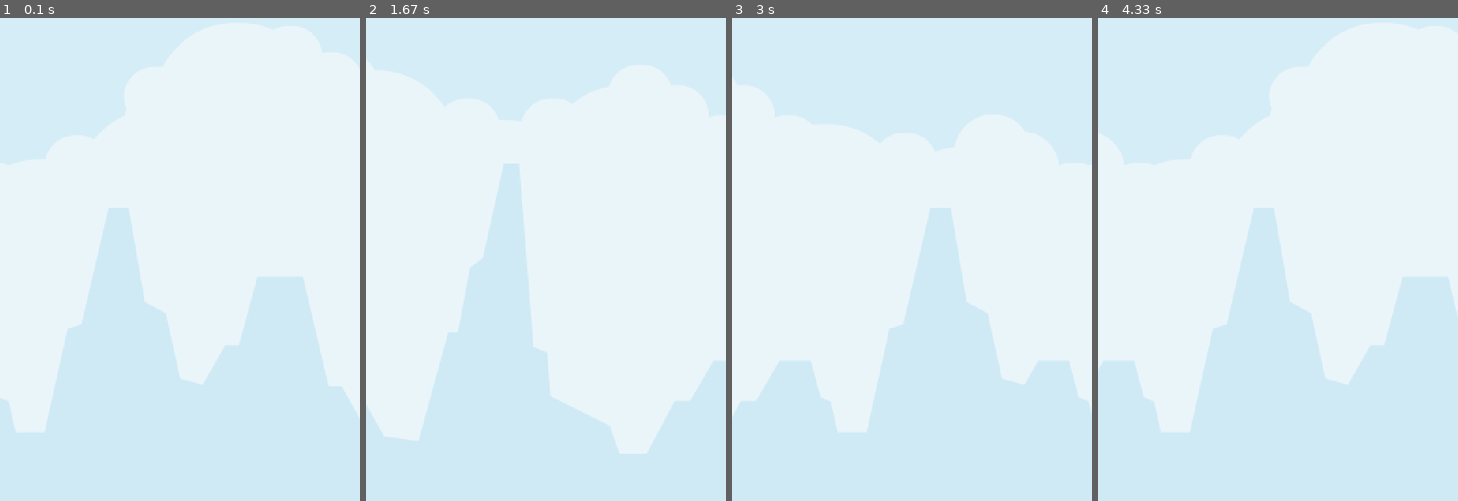
Above: before the commit, frames 1-4 (left to right).
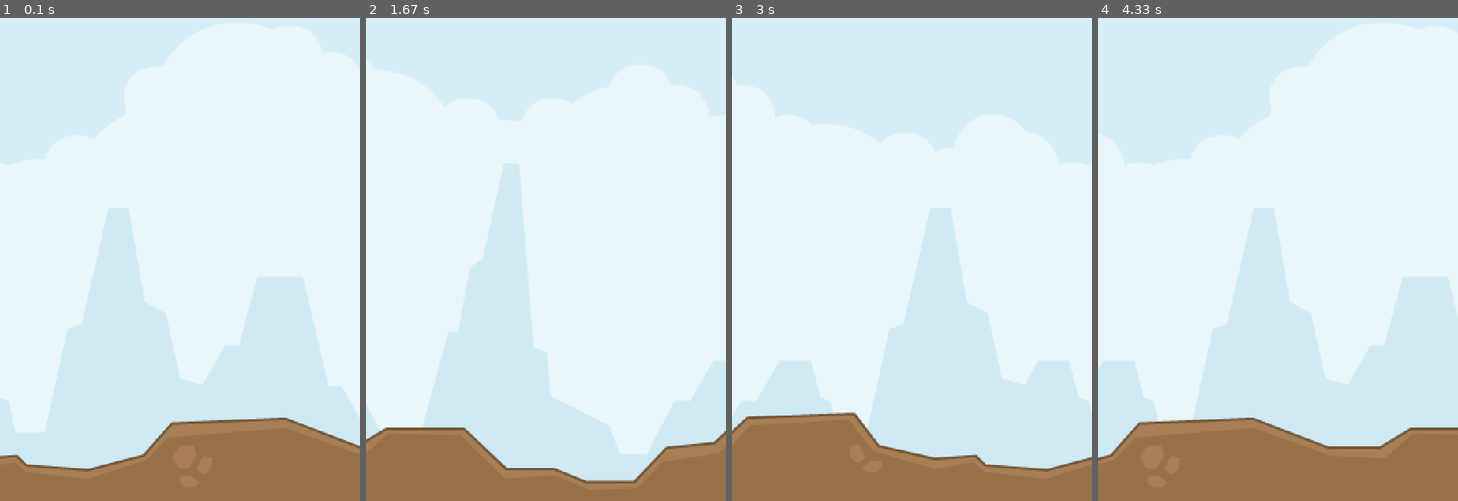
Above: after the commit, the same moments.

Repository: HenriqueCRC/pygame_2.0
Game: pygame game, started from cod_fonte/jogo.py
The game is run twice, just before and just after one commit, with the same random seed, the same clock (stepped at 60 frames per second) and the same inputs.
Inputs:
- Up to frame 1 (0.1 s): no input
- Up to frame 2 (1.67 s): no input
- Up to frame 3 (3 s): no input
- Up to frame 4 (4.33 s): no input

The runs differ from the first frame. In frame 1, 13% of the frame differs, in the area x 0-100%, y 82-100%; in frame 2, 10%; in frame 3, 12%; in frame 4, 14%.

Commit message:
add chão

Diff:
--- a/cod_fonte/jogo.py
+++ b/cod_fonte/jogo.py
@@ -1,6 +1,6 @@
 #Importando Bibliotecas
 import pygame, sys, time
-from sprites import BG
+from sprites import BG, Ground
 
 #Definindo Tamanho da Janela
 WINDOW_WIDTH=480
@@ -26,6 +26,7 @@
 
         #Ajustes Sprite
         BG(self.all_sprites, self.scale_factor)
+        Ground(self.all_sprites, self.scale_factor)
 
     def run(self):
         last_time=time.time()
--- a/cod_fonte/sprites.py
+++ b/cod_fonte/sprites.py
@@ -26,3 +26,24 @@
 		if self.rect.centerx <= 0:
 			self.pos.x = 0
 		self.rect.x = round(self.pos.x)
+
+class Ground(pygame.sprite.Sprite):
+	def __init__(self,groups,scale_factor):
+		super().__init__(groups)
+		self.sprite_type = 'ground'
+
+		#Imagem
+		ground_surf = pygame.image.load('./img/ambiente/ground.png').convert_alpha()
+		self.image = pygame.transform.scale(ground_surf,pygame.math.Vector2(ground_surf.get_size()) * scale_factor)
+
+		#Posição
+		self.rect = self.image.get_rect(bottomleft = (0,WINDOW_HEIGHT))
+		self.pos = pygame.math.Vector2(self.rect.topleft)
+
+		self.mask = pygame.mask.from_surface(self.image)
+
+	def update(self,dt):
+		self.pos.x -= 360 * dt
+		if self.rect.centerx <= 0:
+			self.pos.x = 0
+		self.rect.x = round(self.pos.x)
